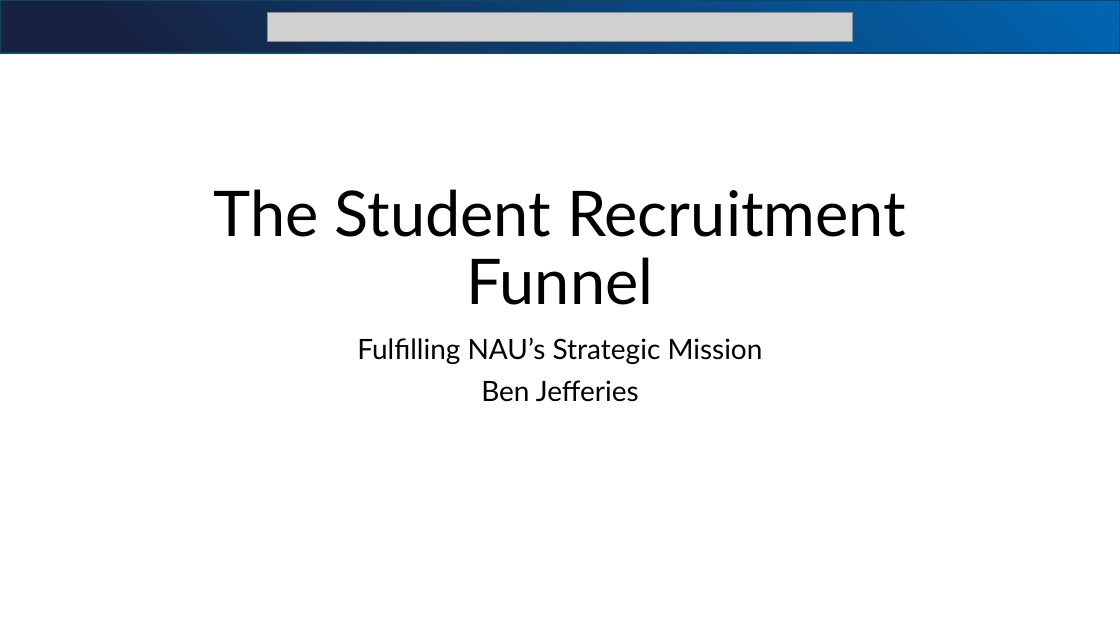
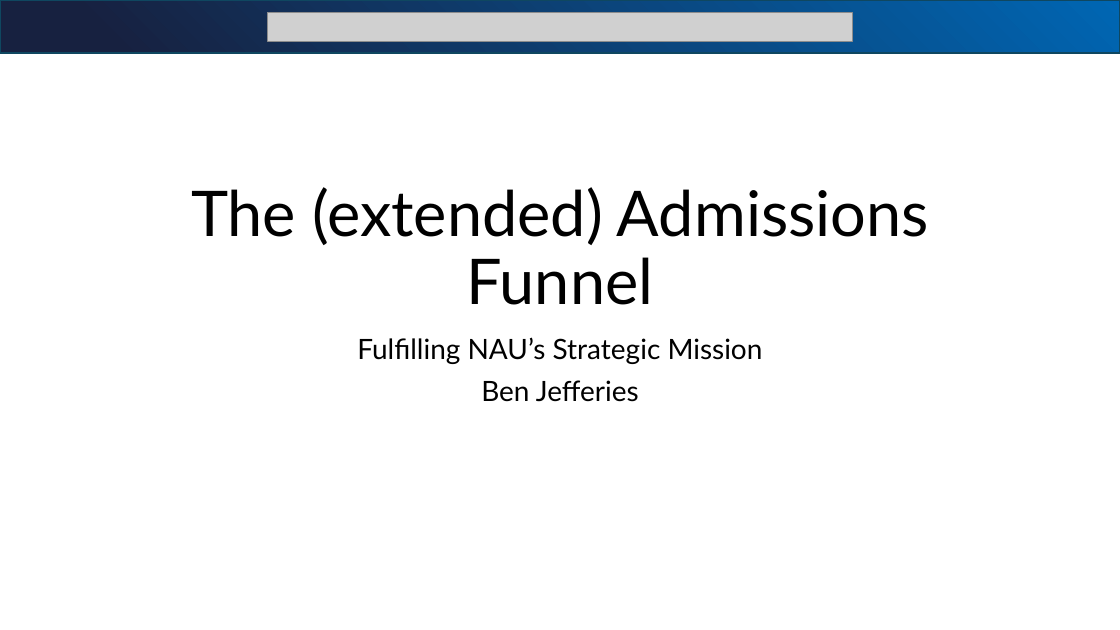
Before and after one commit to bjjefferies/bia_sr_sem_presentation, a slide deck: slide 1 of BIA_SEM_Presentation1.pptx. Drawn at 1120x630 pixels with LibreOffice and Linux fonts; fonts in the diff are those of the drawing; grey boxes stand for pictures. Boxes give left, top, right and bottom in pixels: in the first picture for what was removed or moved away, otherwise in the second. Text is boxed around its words. In the diff, an @@ line names an element or a change of style, - is before the commit and + after.

```diff
--- a/BIA_SEM_Presentation1.pptx
+++ b/BIA_SEM_Presentation1.pptx
@@ title at (x1=191, y1=187, x2=929, y2=305): text changed @@
-The Student Recruitment Funnel
+The (extended) Admissions Funnel
```
Also in this commit, not shown: 2 other slides changed, 1 slide added, 4 other files.
